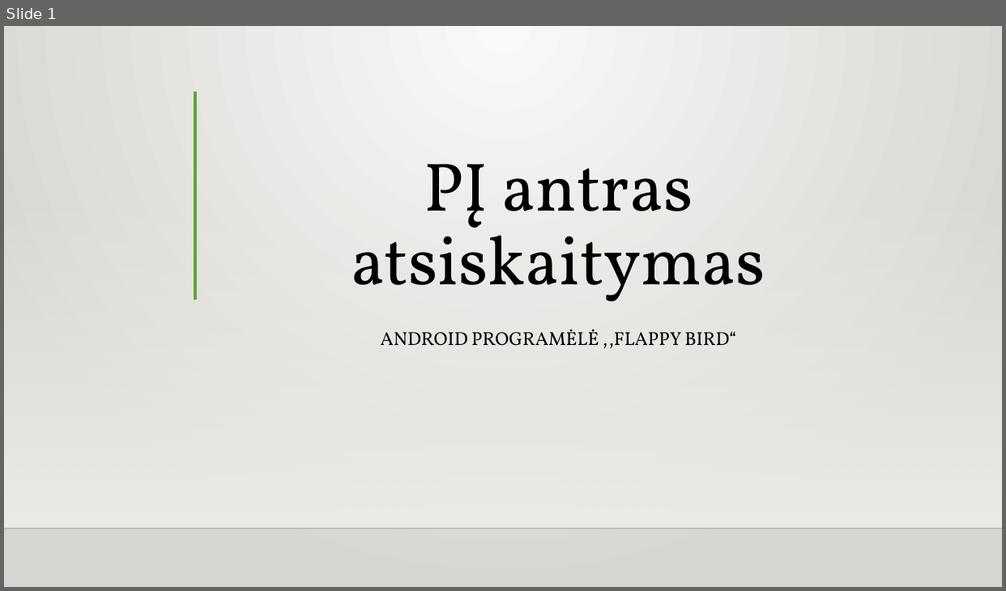
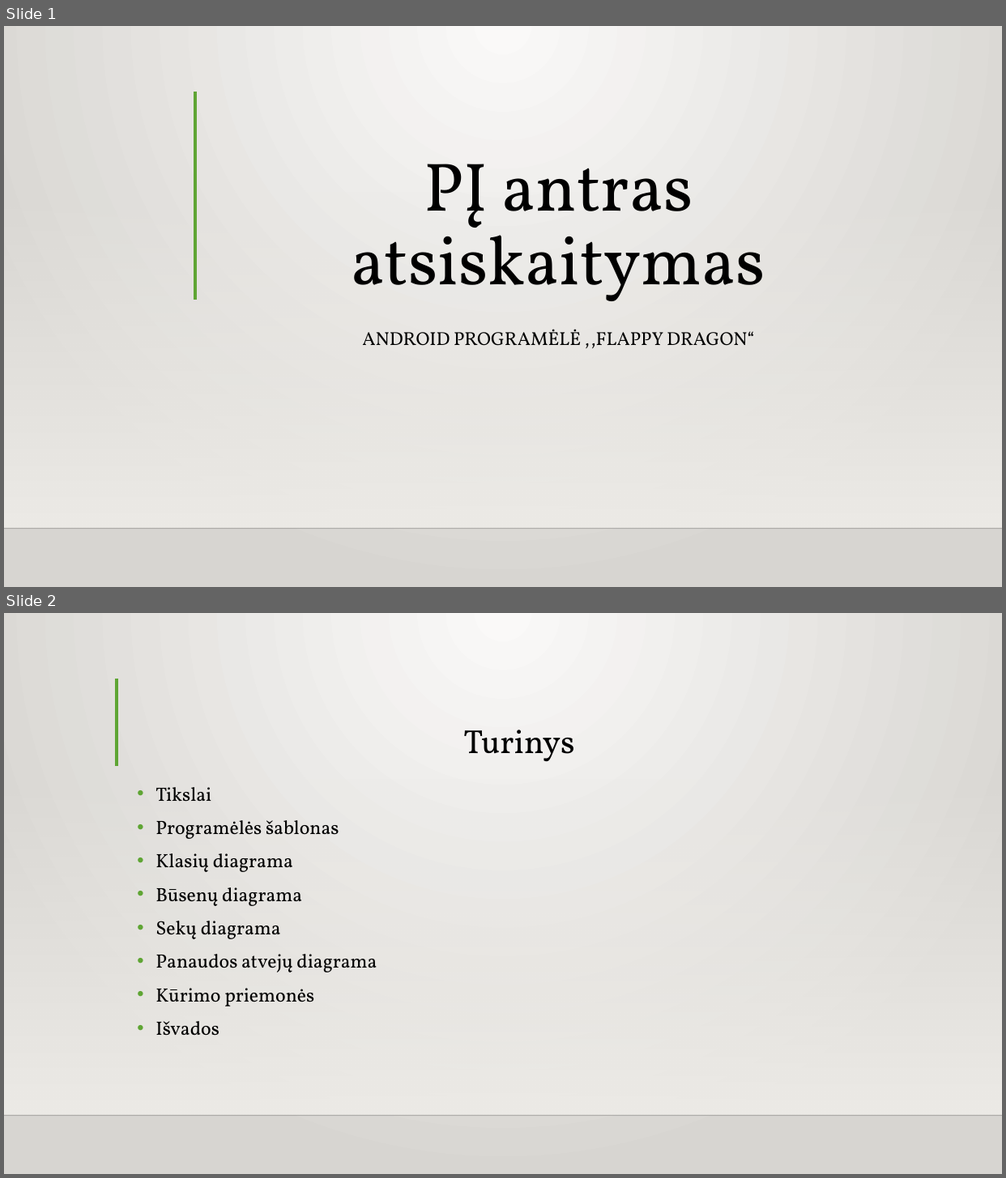
Before and after one commit to IgnasTrashDove1/Flappy, a slide deck: PĮ-antras-atsiskaitymas.pptx. Shown one above the other, each under a label of ours: slide 1 before the commit, slides 1 and 2 after it. The pictures are 1006x591 and 1006x1178 pixels, drawn with LibreOffice and Linux fonts; fonts in the diff are those of the drawing; background and template pictures are left out. Boxes give left, top, right and bottom in pixels: in the first picture for what was removed or moved away, otherwise in the second. Text is boxed around its words. In the diff, an @@ line names an element or a change of style, - is before the commit and + after.

```diff
--- a/PĮ-antras-atsiskaitymas.pptx
+++ b/PĮ-antras-atsiskaitymas.pptx
@@ slide 2 added at [4,613,1002,1174], background gradient #FAFAF9 to #D7D5D2; not listed: 2 template elements that a slide beside it also shows @@
@@ line added from (117, 678) to (117, 766), #5FA534 3 pt @@
@@ title added at [463,730,574,762], 32 pt, text #000000 @@
+Turinys
@@ text added at [155,787,377,1036], 18.5 pt, text #000000 @@
+• Tikslai
+• Programėlės šablonas
+• Klasių diagrama
+• Būsenų diagrama
+• Sekų diagrama
+• Panaudos atvejų diagrama
+• Kūrimo priemonės
+• Išvados
@@ slide 1 changed as well @@
@@ subtitle at [362,329,754,348]: text changed @@
-ANDROID PROGRAMĖLĖ ,,FLAPPY BIRD“
+ANDROID PROGRAMĖLĖ ,,FLAPPY DRAGON“
```
Also in this commit, not shown: 8 other slides changed, 4 other slides added, 2 slides removed.
